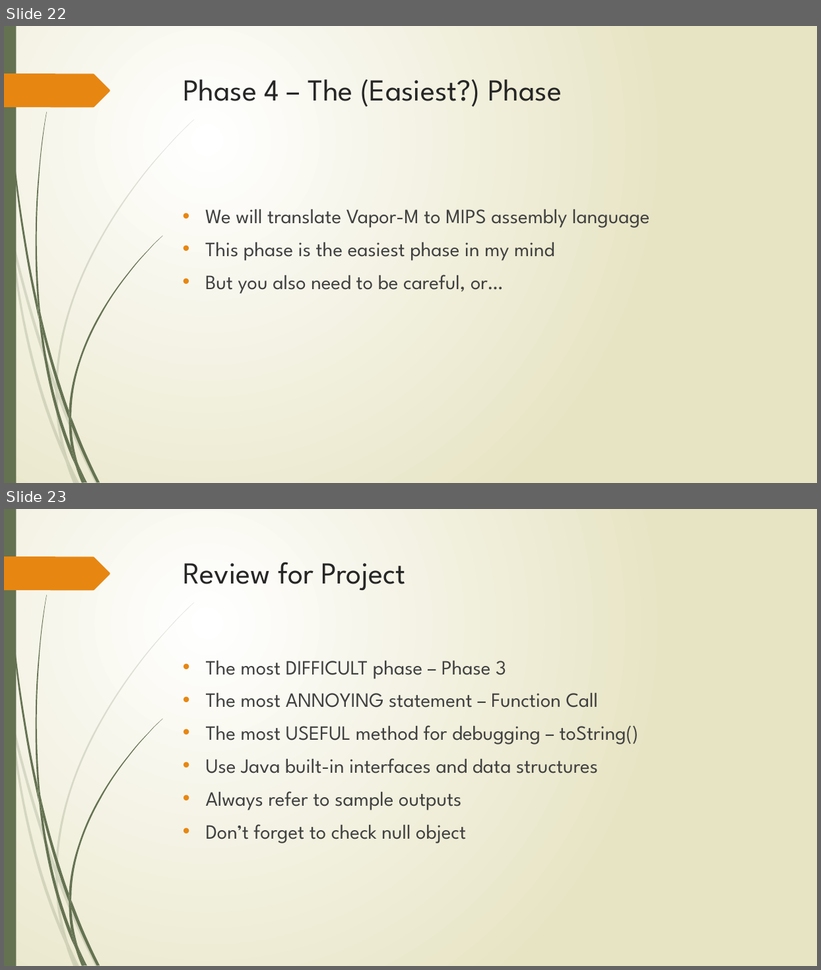
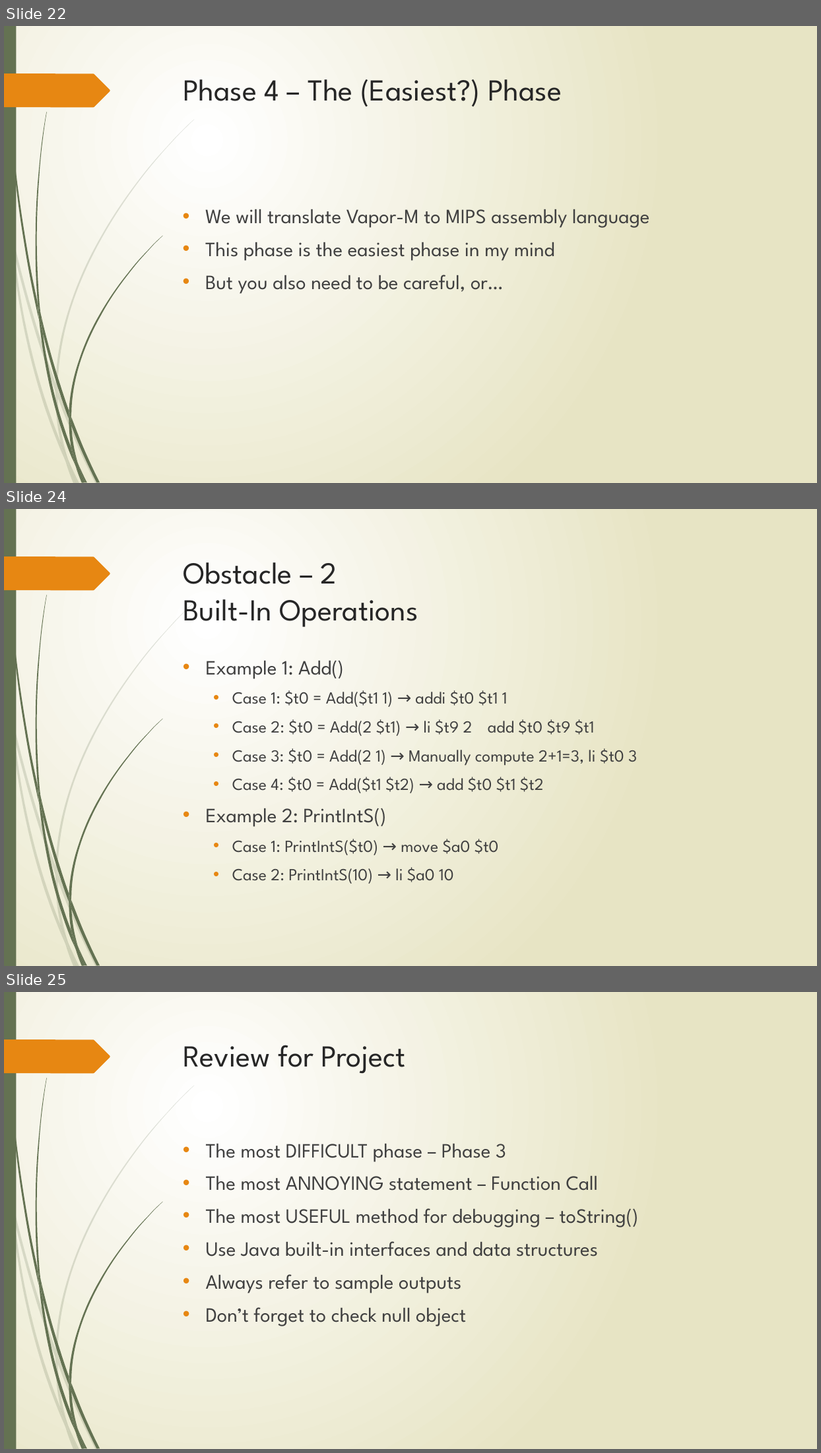
Before and after one commit to HyperMaximum/Compiler-Project, a slide deck: CS179E-final-pre-small.pptx. Shown one above the other, each under a label of ours: slides 22 and 23 before the commit, slides 22, 24 and 25 after it; the slides between them are not shown. The pictures are 821x970 and 821x1453 pixels, drawn with LibreOffice and Linux fonts; fonts in the diff are those of the drawing. Boxes give left, top, right and bottom in pixels: in the first picture for what was removed or moved away, otherwise in the second. Text is boxed around its words. In the diff, an @@ line names an element or a change of style, - is before the commit and + after.

```diff
--- a/CS179E-final-pre-small.pptx
+++ b/CS179E-final-pre-small.pptx
@@ slide 24 added at (4, 509, 817, 966), background gradient #FFFFFF to #E8E6C4; not listed: 24 template elements that a slide beside it also shows @@
@@ title added at (183, 562, 418, 627), 36 pt, text #262626 @@
+Obstacle – 2
+Built-In Operations
@@ text added at (206, 660, 637, 884), 20 pt, text #404040 @@
+• Example 1: Add()
+  • Case 1: $t0 = Add($t1 1) → addi $t0 $t1 1
+  • Case 2: $t0 = Add(2 $t1) → li $t9 2 add $t0 $t9 $t1
+  • Case 3: $t0 = Add(2 1) → Manually compute 2+1=3, li $t0 3
+  • Case 4: $t0 = Add($t1 $t2) → add $t0 $t1 $t2
+• Example 2: PrintIntS()
+  • Case 1: PrintIntS($t0) → move $a0 $t0
+  • Case 2: PrintIntS(10) → li $a0 10
@@ what was slide 23 is now slide 25 @@
```
Also in this commit, not shown: 6 slides changed, 1 other slide added.
